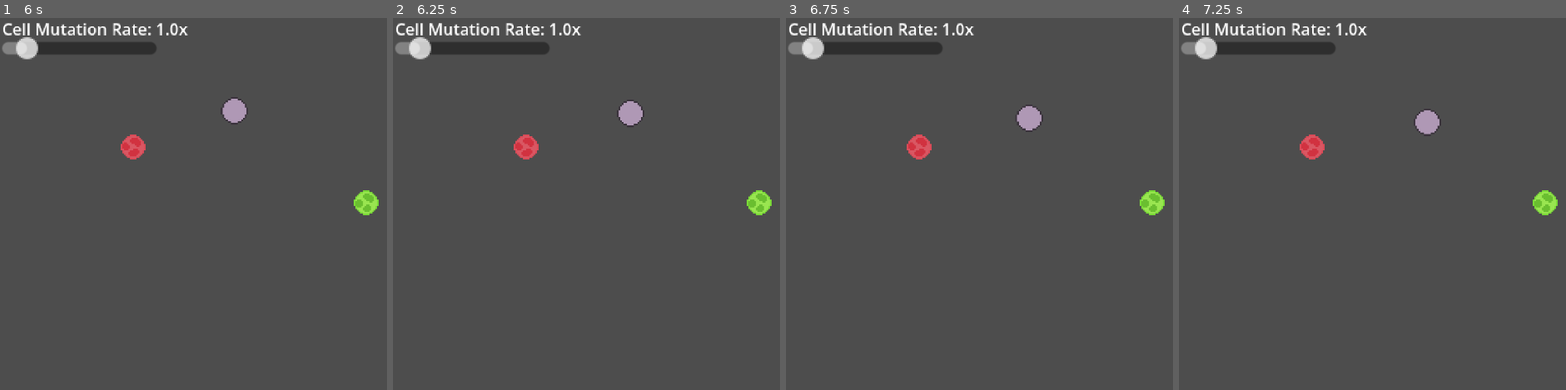
Above: before the commit, frames 1-4 (left to right).
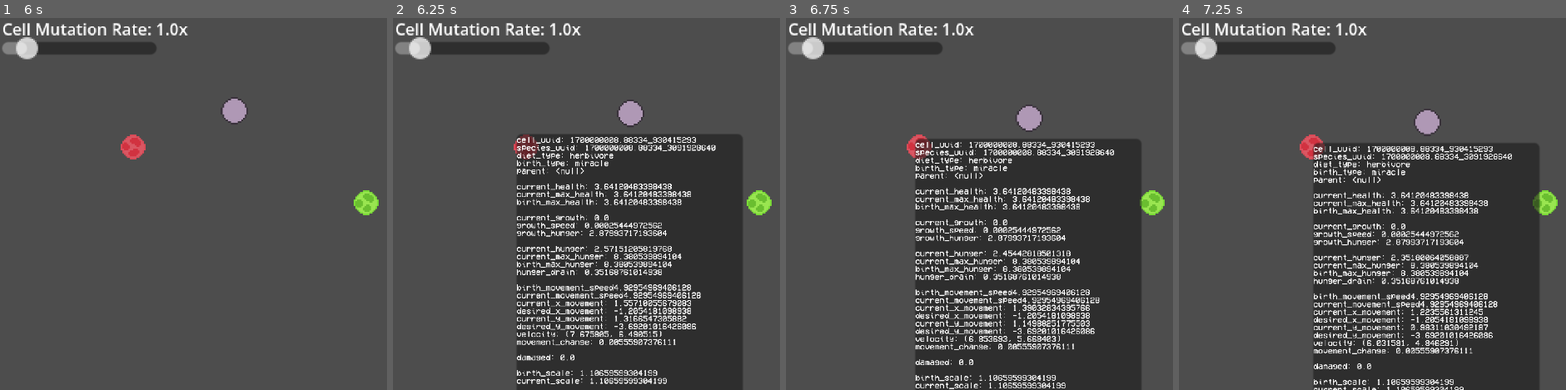
Above: after the commit, the same moments.

Repository: 255-Ping/Cells
Game: Godot game, scene res://Scenes/main.tscn
Two runs of this game, one before a commit and one after it. Both use one fixed random seed, a clock stepped at 60 frames per second and the inputs below.
Inputs (mouse positions are in pixels of both pictures, inside the frame that each line leads up to):
- Up to frame 1 (6 s): tap Enter at 0.5, 2, 3.5 s; move the mouse to (outside the picture) at 0.52 s; click (outside the picture) at 0.6 s; tap Space at 1.25, 2.75, 4.25 s; move the mouse to (201, 222) at 1.27 s; tap S (camera_move_down) at 1.35 s; click (201, 222) at 1.55 s; move the mouse to (outside the picture) at 2.02 s; tap A (camera_move_left) at 2.1 s; click (outside the picture) at 2.3 s; move the mouse to (297, 278) at 2.77 s; tap D (camera_move_right) at 2.85 s; click (297, 278) at 3.05 s; move the mouse to (outside the picture) at 3.52 s; tap W (camera_move_up) at 3.6 s; click (outside the picture) at 3.8 s; move the mouse to (131, 148) at 4.27 s; tap M (spawn_meat) at 4.35 s; click (131, 148) at 4.55 s; move the mouse to (367, 204) at 5.02 s; tap P (spawn_plant) at 5.1 s; click (367, 204) at 5.3 s; move the mouse to (232, 107) at 5.77 s; tap C (spawn_random_cell) at 5.85 s
- Up to frame 2 (6.25 s): click (625, 107) at 6.05 s
- Up to frame 3 (6.75 s): move the mouse to (outside the picture) at 6.52 s; click (outside the picture) at 6.6 s
- Up to frame 4 (7.25 s): no input

Frame 1 is identical in both runs. In frame 2, 38% of the frame differs, in the area x 31-91%, y 31-100%; in frame 3, 37%; in frame 4, 36%.

Commit message:
Add a panel to view cell stats and stable web build

Diff:
--- a/Scenes/cell.tscn
+++ b/Scenes/cell.tscn
@@ -2,6 +2,7 @@
 
 [ext_resource type="Script" uid="uid://b25ehul0or7qe" path="res://Scripts/Cell/cell.gd" id="1_da881"]
 [ext_resource type="Texture2D" uid="uid://q8p7ue7reuji" path="res://Textures/cell.png" id="1_efq80"]
+[ext_resource type="FontFile" uid="uid://bknr6fkaj7uy4" path="res://Textures/Fonts/VCR_OSD_MONO_1.001.ttf" id="3_gilj4"]
 
 [sub_resource type="CircleShape2D" id="CircleShape2D_da881"]
 radius = 25.0
@@ -28,12 +29,22 @@
 [node name="CollisionShape2D" type="CollisionShape2D" parent="HitBox" unique_id=228939399]
 shape = SubResource("CircleShape2D_gilj4")
 
-[node name="Label" type="Label" parent="." unique_id=546933624]
+[node name="Panel" type="Panel" parent="." unique_id=83872368]
 visible = false
-offset_left = -33.0
-offset_top = -29.0
-offset_right = 56.0
-offset_bottom = -6.0
+offset_left = -66.0
+offset_top = 12.0
+offset_right = 65.0
+offset_bottom = 210.0
+
+[node name="Label" type="Label" parent="Panel" unique_id=1994907663]
+layout_mode = 0
+offset_top = 1.0
+offset_right = 1746.6666
+offset_bottom = 747.6667
+scale = Vector2(0.075, 0.075)
+theme_override_fonts/font = ExtResource("3_gilj4")
+theme_override_font_sizes/font_size = 64
+autowrap_mode = 3
 
 [connection signal="area_entered" from="VisionRange" to="." method="_on_vision_range_area_entered"]
 [connection signal="area_exited" from="VisionRange" to="." method="_on_vision_range_area_exited"]
--- a/Scripts/Cell/cell.gd
+++ b/Scripts/Cell/cell.gd
@@ -58,6 +58,8 @@
 var damage_cooldown: float
 
 var main
+
+@onready var stats_panel = $Panel
 
 func _ready() -> void:
 	main = get_parent()
@@ -81,10 +83,10 @@
 		birth_max_health = rng.randf_range(1,4)
 		birth_movement_speed = rng.randf_range(0.5,5)
 		birth_scale = rng.randf_range(0.5,1.25)
-		birth_max_hunger = rng.randf_range(1.5,3.5)
+		birth_max_hunger = rng.randf_range(5,15)
 		hunger_drain = rng.randf_range(0.5,0.05)
-		growth_hunger = rng.randf_range(0.1,1.5)
-		birth_hunger = rng.randf_range(1.5, birth_max_hunger)
+		growth_hunger = rng.randf_range(1,3)
+		birth_hunger = rng.randf_range(1.5, birth_max_hunger * 0.75)
 
 #Cell is BORN
 	elif birth_type == "born":
@@ -126,6 +128,7 @@
 	_hunger_check(delta)
 	_check_for_birth()
 	_update_stats()
+	_update_stats_panel()
 
 	if current_health <= 0:
 		if current_hunger <= 0:
@@ -133,6 +136,55 @@
 		else:
 			main.summon_meat(global_position, current_scale * 0.6)
 		queue_free()
+
+func _update_stats_panel():
+	$Panel/Label.text = str("cell_uuid: ", cell_uuid, "\n",
+	"species_uuid: ", species_uuid, "\n",
+	"diet_type: ", diet_type, "\n",
+	"birth_type: ", birth_type, "\n",
+	"parent: ", parent, "\n",
+	"\n",
+
+	"current_health: ", current_health, "\n",
+	"current_max_health: ", current_max_health, "\n",
+	"birth_max_health: ", birth_max_health, "\n",
+	"\n",
+
+	"current_growth: ", current_growth, "\n",
+	"growth_speed: ", growth_speed, "\n",
+	"growth_hunger: ", growth_hunger, "\n",
+	"\n",
+
+	"current_hunger: ", current_hunger, "\n",
+	"current_max_hunger: ", current_max_hunger, "\n",
+	"birth_max_hunger: ", birth_max_hunger, "\n",
+	"hunger_drain: ", hunger_drain, "\n",
+	"\n",
+
+	"birth_movement_speed", birth_movement_speed, "\n",
+	"current_movement_speed", current_movement_speed, "\n",
+	"current_x_movement: ", current_x_movement, "\n",
+	"desired_x_movement: ", desired_x_movement, "\n",
+	"current_y_movement: ", current_y_movement, "\n",
+	"desired_y_movement: ", desired_y_movement, "\n",
+	"velocity: ", velocity, "\n",
+	"movement_change: ", movement_change, "\n",
+	"\n",
+
+	"damaged: ", damaged, "\n",
+	"\n",
+
+	"birth_scale: ", birth_scale, "\n",
+	"current_scale: ", current_scale, "\n",
+	"\n",
+
+	"birth_damage: ", birth_damage, "\n",
+	"current_damage: ", current_damage, "\n",
+	"damage_cooldown: ", damage_cooldown, "\n",
+	"current_damage_cooldown: ", current_damage_cooldown, "\n",
+	"\n",
+
+	"color: ", color, "\n")
 
 func _check_for_birth():
 	if current_hunger >= birth_hunger:
@@ -153,7 +205,7 @@
 
 func _hunger_check(delta: float):
 	#print(current_hunger)
-	$Label.text = str(current_hunger)
+	#$Label.text = str(current_hunger)
 	if current_hunger <= 0:
 		current_health -= hunger_drain * delta
 		return
@@ -245,6 +297,8 @@
 
 	return closest
 
+
+
 func _on_vision_range_area_entered(area: Area2D) -> void:
 	if diet_type == "carnivore":
 		if area.get_parent() == self:
--- a/Scripts/main.gd
+++ b/Scripts/main.gd
@@ -17,6 +17,7 @@
 	_check_summon_cell_at_mouse()
 	_check_summon_plant_at_mouse()
 	_check_summon_meat_at_mouse()
+	_check_click_on_cells()
 
 func _check_summon_cell_at_mouse():
 	if !Input.is_action_just_pressed("spawn_random_cell"):
@@ -32,6 +33,13 @@
 	if !Input.is_action_just_pressed("spawn_meat"):
 		return
 	summon_meat(get_global_mouse_position(), 1.0)
+
+func _check_click_on_cells():
+	if !Input.is_action_just_pressed("left_click"):
+		return
+	for area in get_areas_at_global_pos(get_global_mouse_position()):
+		if area.get_parent().is_in_group("cell") and area.is_in_group("hitbox"):
+			area.get_parent().stats_panel.visible = !area.get_parent().stats_panel.visible
 
 func summon_cell(pos: Vector2, birth_type: String, parent: Node = null):
 	var instance = cell_node.instantiate()
@@ -52,3 +60,20 @@
 	instance.global_position = pos
 	instance.size = size
 	add_child(instance)
+
+func get_areas_at_global_pos(pos: Vector2) -> Array[Area2D]:
+	var space := get_world_2d().direct_space_state
+
+	var query := PhysicsPointQueryParameters2D.new()
+	query.position = pos
+	query.collide_with_areas = true
+	query.collide_with_bodies = false
+
+	var results := space.intersect_point(query)
+
+	var areas: Array[Area2D] = []
+	for hit in results:
+		if hit.collider is Area2D:
+			areas.append(hit.collider)
+
+	return areas
--- /dev/null
+++ b/Scripts/utils.gd
@@ -0,0 +1,11 @@
+extends Node
+
+
+# Called when the node enters the scene tree for the first time.
+func _ready() -> void:
+	pass # Replace with function body.
+
+
+# Called every frame. 'delta' is the elapsed time since the previous frame.
+func _process(delta: float) -> void:
+	pass
--- a/project.godot
+++ b/project.godot
@@ -71,6 +71,11 @@
 "events": [Object(InputEventKey,"resource_local_to_scene":false,"resource_name":"","device":-1,"window_id":0,"alt_press …(192 unchanged characters)…
 ]
 }
+left_click={
+"deadzone": 0.2,
+"events": [Object(InputEventMouseButton,"resource_local_to_scene":false,"resource_name":"","device":-1,"window_id":0,"alt_pressed":false,"shift_pressed":false,"ctrl_pressed":false,"meta_pressed":false,"button_mask":1,"position":Vector2(256, 17),"global_position":Vector2(265, 65),"factor":1.0,"button_index":1,"canceled":false,"pressed":true,"double_click":false,"script":null)
+]
+}
 
 [rendering]
 
Binary file added: Textures/Fonts/VCR_OSD_MONO_1.001.ttf
Not shown, added: Textures/Fonts/VCR_OSD_MONO_1.001.ttf.import
Not shown, added: docs/Cells.apple-touch-icon.png.import
Not shown, added: docs/Cells.icon.png.import
Not shown, added: docs/Cells.png.import
Binary file added: docs/index.apple-touch-icon.png
Binary file added: docs/index.icon.png
Binary file added: docs/index.png
Not shown, added: export_presets.cfg
Not shown, changed: .gitignore
Not shown, added: docs/index.audio.position.worklet.js
Not shown, added: docs/index.audio.worklet.js
(and 4 more such lines)
